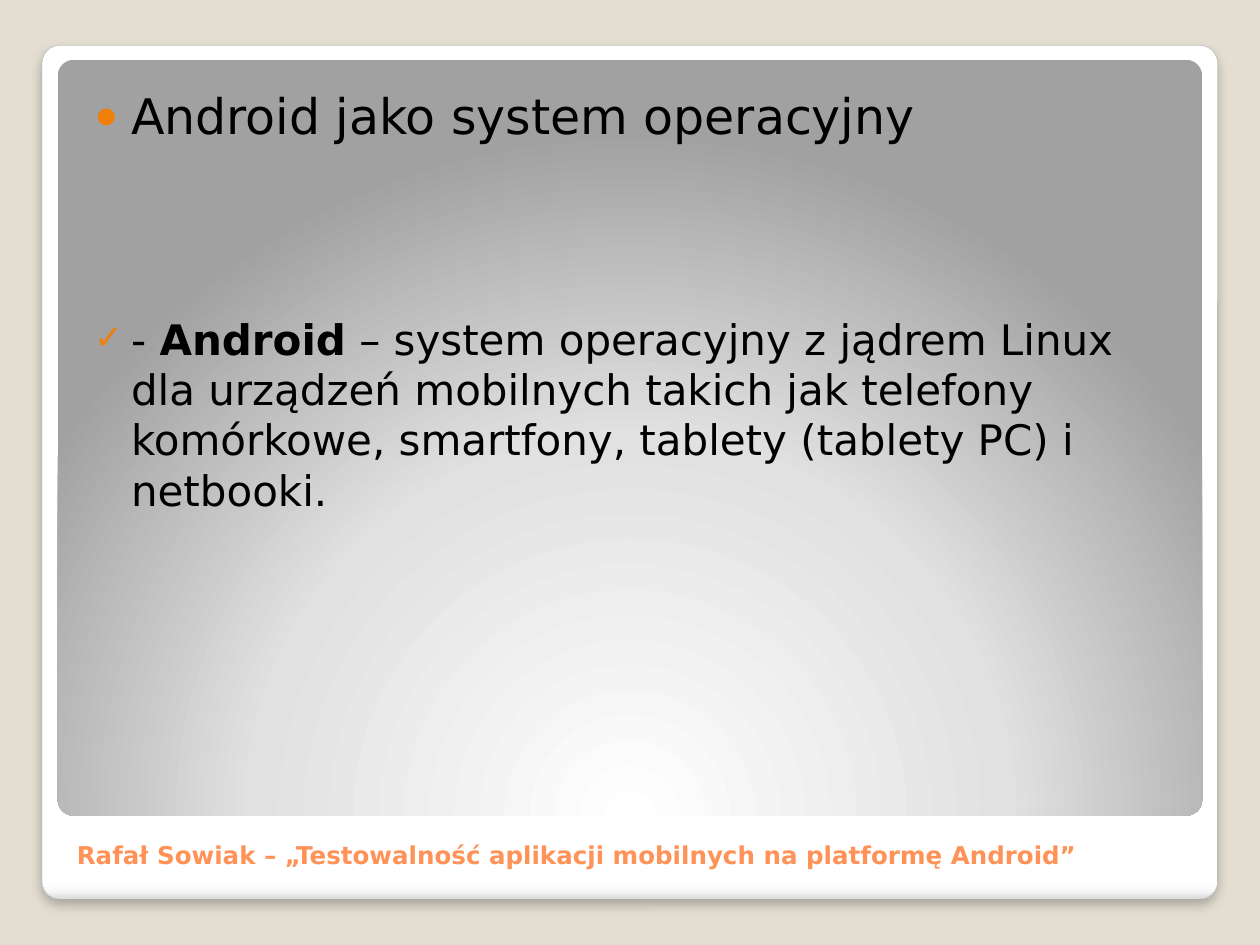
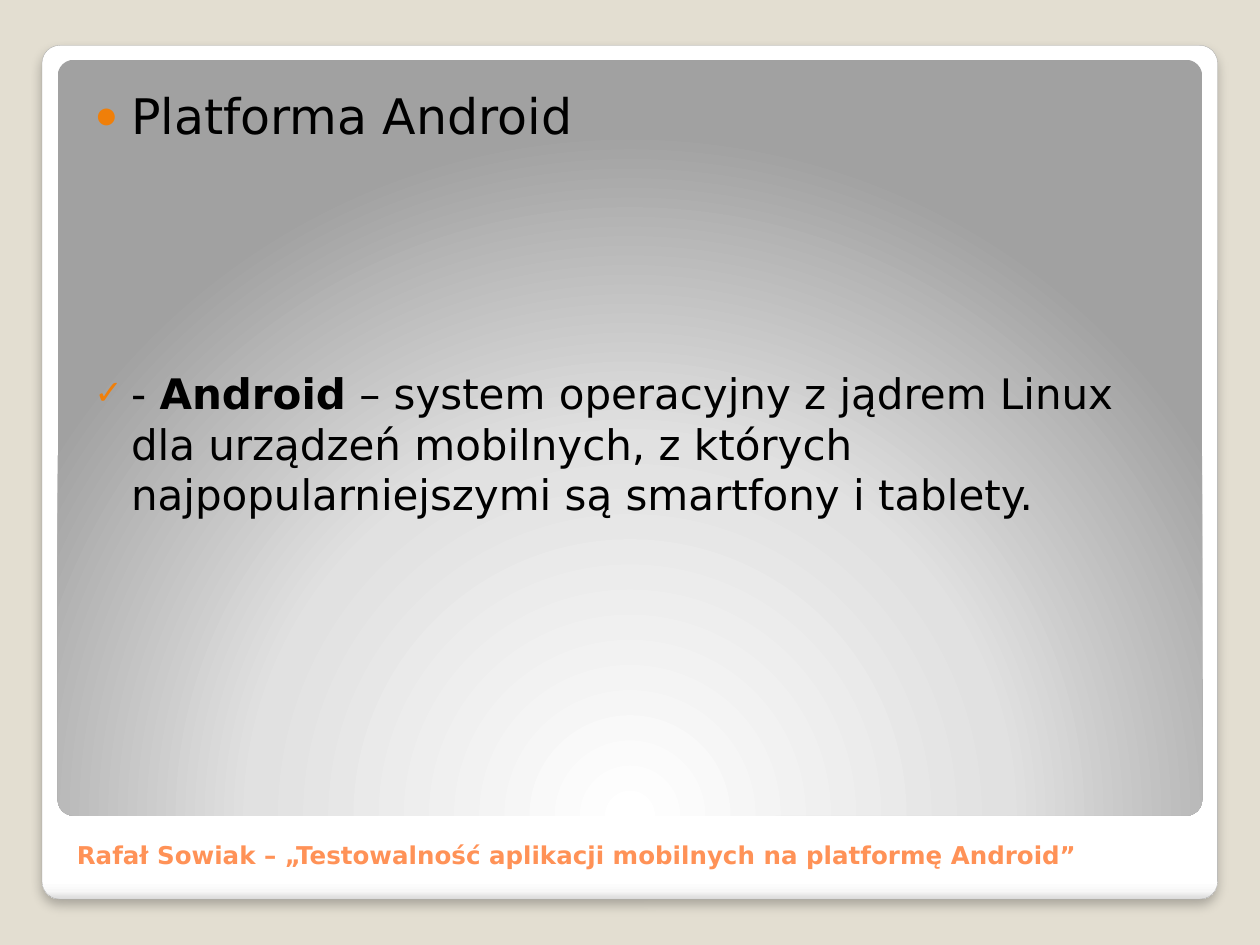
Before and after one commit to adventurewrites/mgr_info, a slide deck: slide 2 of praca_dyplomowa.pptx. Drawn at 1260x945 pixels with LibreOffice and Linux fonts; fonts in the diff are those of the drawing. Boxes give left, top, right and bottom in pixels: in the first picture for what was removed or moved away, otherwise in the second. Text is boxed around its words. In the diff, an @@ line names an element or a change of style, - is before the commit and + after.

```diff
--- a/praca_dyplomowa.pptx
+++ b/praca_dyplomowa.pptx
@@ text at [131,96,1113,519]: text changed @@
-● Android jako system operacyjny
-✓ - Android – system operacyjny z jądrem Linux dla urządzeń mobilnych takich jak telefony komórkowe, smartfony, tablety (tablety PC) i netbooki.
+● Platforma Android
+✓ - Android – system operacyjny z jądrem Linux dla urządzeń mobilnych, z których najpopularniejszymi są smartfony i tablety.
```
Also in this commit, not shown: 10 other slides changed, 4 slides added, 6 slides removed, 5 other files.
